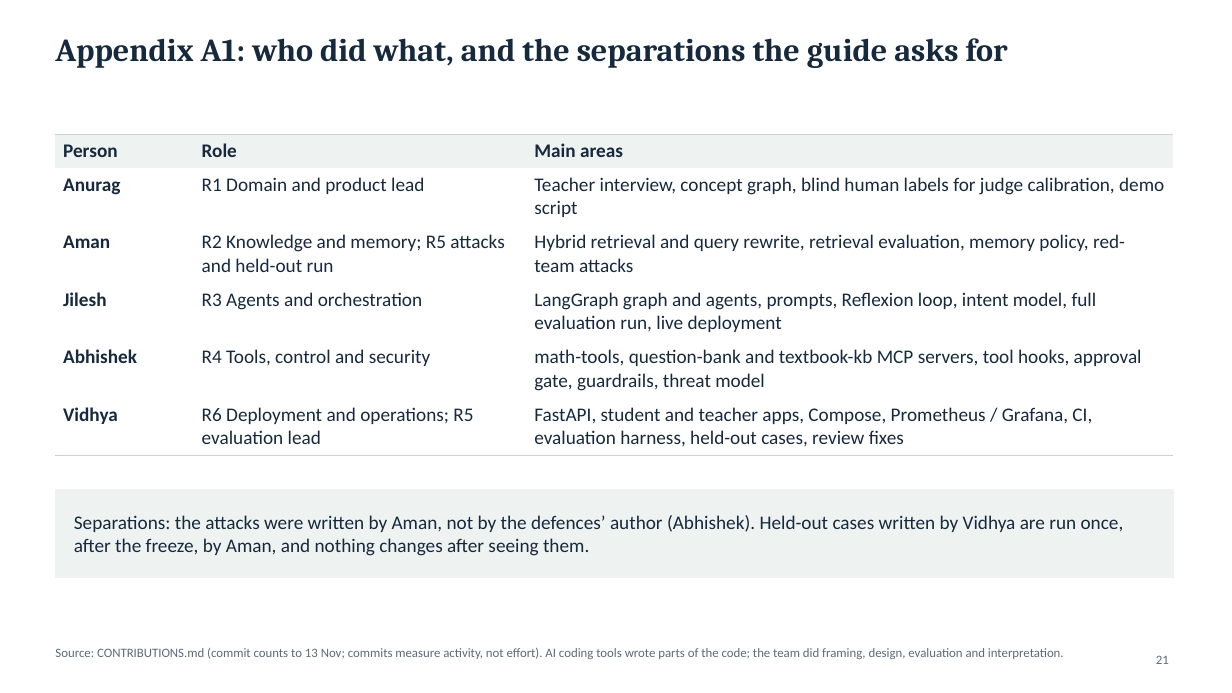
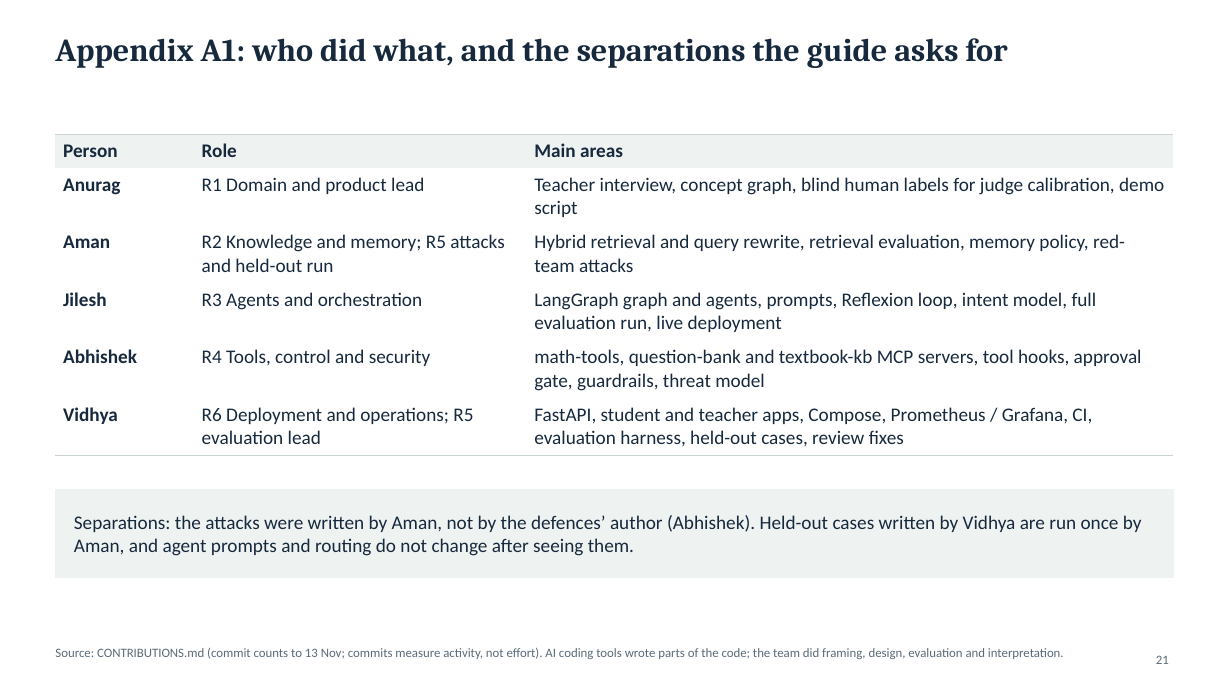
Before and after one commit to jileshl/Socratic, a slide deck: slide 21 of docs/Socratic_Tutor_Final_Presentation.pptx. Drawn at 1232x693 pixels with LibreOffice and Linux fonts; fonts in the diff are those of the drawing. Boxes give left, top, right and bottom in pixels: in the first picture for what was removed or moved away, otherwise in the second. Text is boxed around its words. In the diff, an @@ line names an element or a change of style, - is before the commit and + after.

Commit message:
updated ppt

```diff
--- a/docs/Socratic_Tutor_Final_Presentation.pptx
+++ b/docs/Socratic_Tutor_Final_Presentation.pptx
@@ text at [74, 515, 1142, 556]: text changed @@
-Separations: the attacks were written by Aman, not by the defences’ author (Abhishek). Held-out cases written by Vidhya are run once, after the freeze, by Aman, and nothing changes after seeing them.
+Separations: the attacks were written by Aman, not by the defences’ author (Abhishek). Held-out cases written by Vidhya are run once by Aman, and agent prompts and routing do not change after seeing them.
```
Also in this commit, not shown: 5 other slides changed.
